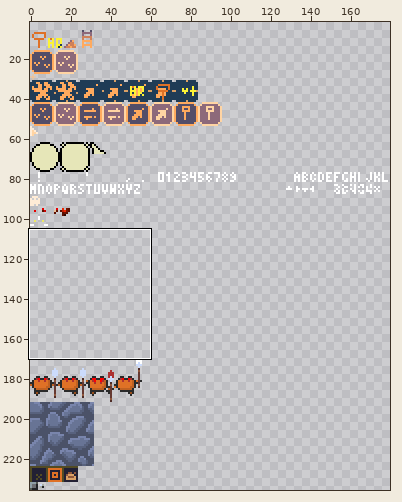
Two states of a sprite sheet, src/assets/spritesheet-gen.png. Above, an overview of the earlier version with the close-up marked.
Close-up. As it was:
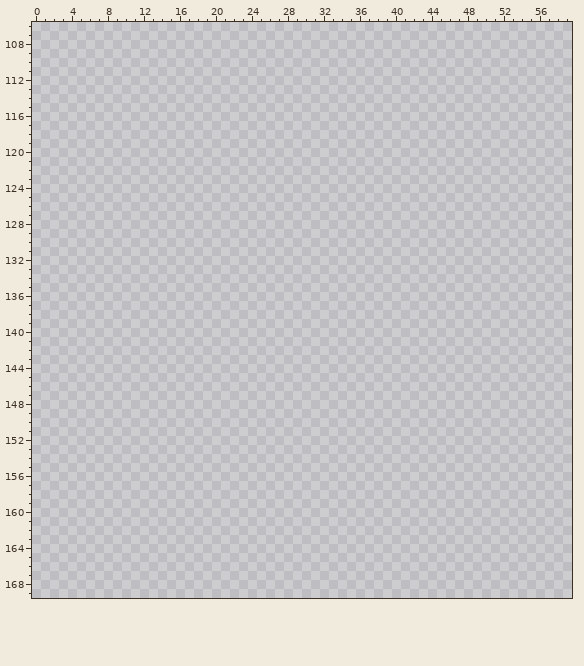
The file is 180x218 pixels. Colours within 5 levels of each other are drawn and written as one. Shown: x 0..59, y 106..169. The old version is drawn lined up with the new one. The wide view leaves out empty margins.
Palette (. is transparent): 
Pixels before (only the part around the change), first column x 0:
106 ............................................................
107 ............................................................
108 ............................................................
109 ............................................................
110 ............................................................
111 ............................................................
112 ............................................................
113 ............................................................
114 ............................................................
115 ............................................................
116 ............................................................
117 ............................................................
118 ............................................................
119 ............................................................
120 ............................................................
121 ............................................................
122 ............................................................
123 ............................................................
124 ............................................................
125 ............................................................
126 ............................................................
127 ............................................................
128 ............................................................
129 ............................................................
130 ............................................................
131 ............................................................
132 ............................................................
133 ............................................................
134 ............................................................
135 ............................................................
136 ............................................................
137 ............................................................
138 ............................................................
139 ............................................................
140 ............................................................
141 ............................................................
142 ............................................................
143 ............................................................
144 ............................................................
145 ............................................................
146 ............................................................
147 ............................................................
148 ............................................................
149 ............................................................
150 ............................................................
151 ............................................................
152 ............................................................
153 ............................................................
154 ............................................................
155 ............................................................
156 ............................................................
157 ............................................................
158 ............................................................
159 ............................................................
160 ............................................................
161 ............................................................
162 ............................................................
163 ............................................................
164 ............................................................
165 ............................................................
166 ............................................................
167 ............................................................
168 ............................................................
169 ............................................................
New version:
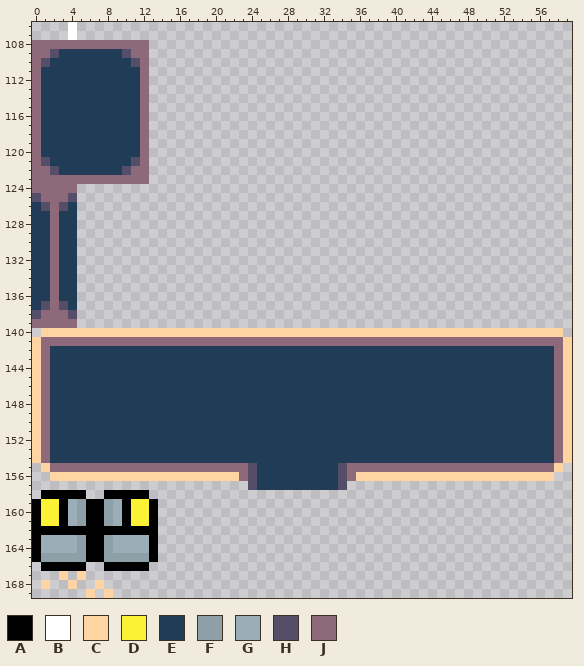
Colours new in this view: A #000000  B #ffffff  C #ffd4a3  D #fbf236  E #203c56  F #8f9fa8  G #9badb7  H #544e68  J #8d697a
What changed:
canvas 180x218 -> 180x236; drawings rearranged on the sheet (the old picture shows each at its new place; 1 dropped ones are not shown)
Changed rows in their new state; - is an unchanged pixel.
first column x 0:
106 ----B-------------------------------------------------------
107 ----B-------------------------------------------------------
108 JJJJJJJJJJJJJ-----------------------------------------------
109 JJHEEEEEEEHJJ-----------------------------------------------
110 JHEEEEEEEEEHJ-----------------------------------------------
111 JEEEEEEEEEEEJ-----------------------------------------------
112 JEEEEEEEEEEEJ-----------------------------------------------
113 JEEEEEEEEEEEJ-----------------------------------------------
114 JEEEEEEEEEEEJ-----------------------------------------------
115 JEEEEEEEEEEEJ-----------------------------------------------
116 JEEEEEEEEEEEJ-----------------------------------------------
117 JEEEEEEEEEEEJ-----------------------------------------------
118 JEEEEEEEEEEEJ-----------------------------------------------
119 JEEEEEEEEEEEJ-----------------------------------------------
120 JEEEEEEEEEEEJ-----------------------------------------------
121 JHEEEEEEEEEHJ-----------------------------------------------
122 JJHEEEEEEEHJJ-----------------------------------------------
123 JJJJJJJJJJJJJ-----------------------------------------------
124 JJJJJ-------------------------------------------------------
125 HJJJH-------------------------------------------------------
126 EHJHE-------------------------------------------------------
127 EEJEE-------------------------------------------------------
128 EEJEE-------------------------------------------------------
129 EEJEE-------------------------------------------------------
130 EEJEE-------------------------------------------------------
131 EEJEE-------------------------------------------------------
132 EEJEE-------------------------------------------------------
133 EEJEE-------------------------------------------------------
134 EEJEE-------------------------------------------------------
135 EEJEE-------------------------------------------------------
136 EEJEE-------------------------------------------------------
137 EHJHE-------------------------------------------------------
138 HJJJH-------------------------------------------------------
139 JJJJJ-------------------------------------------------------
140 -CCCCCCCCCCCCCCCCCCCCCCCCCCCCCCCCCCCCCCCCCCCCCCCCCCCCCCCCCC-
141 CJJJJJJJJJJJJJJJJJJJJJJJJJJJJJJJJJJJJJJJJJJJJJJJJJJJJJJJJJJC
142 CJEEEEEEEEEEEEEEEEEEEEEEEEEEEEEEEEEEEEEEEEEEEEEEEEEEEEEEEEJC
143 CJEEEEEEEEEEEEEEEEEEEEEEEEEEEEEEEEEEEEEEEEEEEEEEEEEEEEEEEEJC
144 CJEEEEEEEEEEEEEEEEEEEEEEEEEEEEEEEEEEEEEEEEEEEEEEEEEEEEEEEEJC
145 CJEEEEEEEEEEEEEEEEEEEEEEEEEEEEEEEEEEEEEEEEEEEEEEEEEEEEEEEEJC
146 CJEEEEEEEEEEEEEEEEEEEEEEEEEEEEEEEEEEEEEEEEEEEEEEEEEEEEEEEEJC
147 CJEEEEEEEEEEEEEEEEEEEEEEEEEEEEEEEEEEEEEEEEEEEEEEEEEEEEEEEEJC
148 CJEEEEEEEEEEEEEEEEEEEEEEEEEEEEEEEEEEEEEEEEEEEEEEEEEEEEEEEEJC
149 CJEEEEEEEEEEEEEEEEEEEEEEEEEEEEEEEEEEEEEEEEEEEEEEEEEEEEEEEEJC
150 CJEEEEEEEEEEEEEEEEEEEEEEEEEEEEEEEEEEEEEEEEEEEEEEEEEEEEEEEEJC
151 CJEEEEEEEEEEEEEEEEEEEEEEEEEEEEEEEEEEEEEEEEEEEEEEEEEEEEEEEEJC
152 CJEEEEEEEEEEEEEEEEEEEEEEEEEEEEEEEEEEEEEEEEEEEEEEEEEEEEEEEEJC
153 CJEEEEEEEEEEEEEEEEEEEEEEEEEEEEEEEEEEEEEEEEEEEEEEEEEEEEEEEEJC
154 CJEEEEEEEEEEEEEEEEEEEEEEEEEEEEEEEEEEEEEEEEEEEEEEEEEEEEEEEEJC
155 -CJJJJJJJJJJJJJJJJJJJJJJHEEEEEEEEEHJJJJJJJJJJJJJJJJJJJJJJJC-
156 --CCCCCCCCCCCCCCCCCCCCCJHEEEEEEEEEHJCCCCCCCCCCCCCCCCCCCCCC--
157 ------------------------HEEEEEEEEEH-------------------------
158 -AAAAA--AAAAA-----------------------------------------------
159 ADDAGFAAFGADDA----------------------------------------------
160 ADDAGFAAFGADDA----------------------------------------------
161 ADDAGFAAFGADDA----------------------------------------------
162 AAAAAAAAAAAAAA----------------------------------------------
163 AGGGGFAAFGGGGA----------------------------------------------
164 AGGGGFAAFGGGGA----------------------------------------------
165 AFFFFFAAFFFFFA----------------------------------------------
166 -AAAAA--AAAAA-----------------------------------------------
167 ---C-C------------------------------------------------------
168 -C--C--C----------------------------------------------------
169 ------C-C---------------------------------------------------
Where, in picture pixels (left, top, right, bottom), the same in both close-ups:
added: (32, 22, 572, 598)
